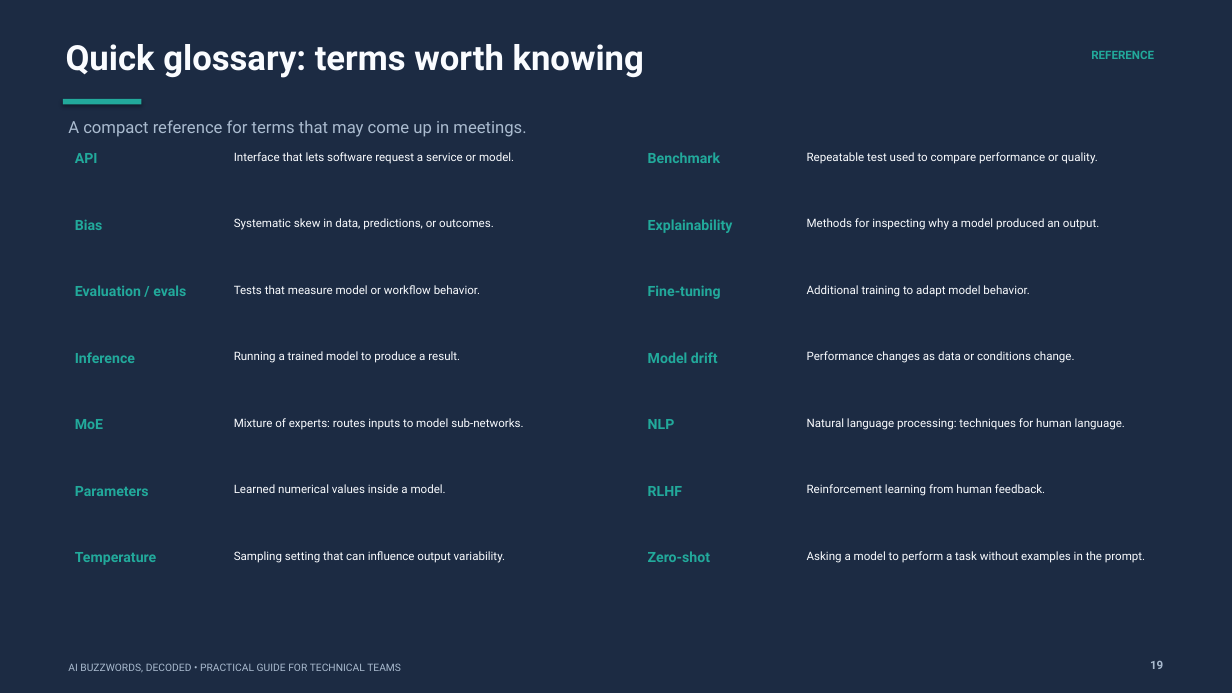
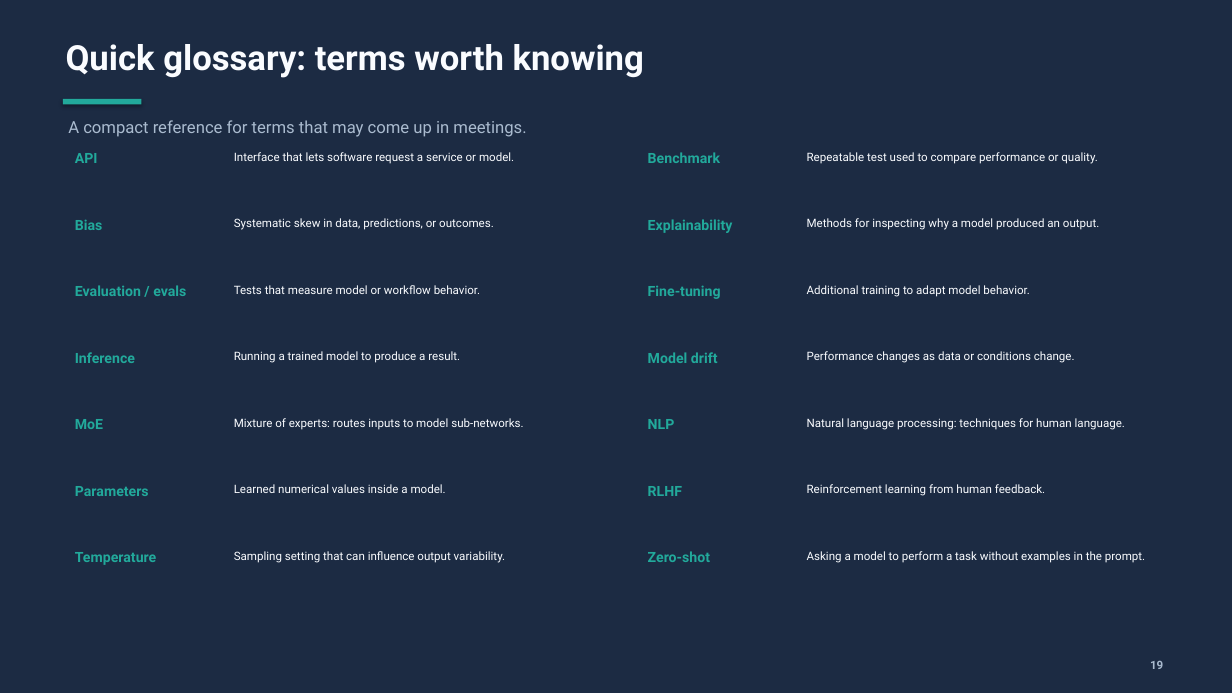
Before and after one commit to jpsider/Invoke-Automation, a slide deck: slide 23 of VMUG/Connect_FL_2026/VIAdmin_AI_Buzzwords_Consistent_Styling.pptx (slide 30 before the commit). Drawn at 1232x693 pixels with LibreOffice and Linux fonts; fonts in the diff are those of the drawing. Boxes give left, top, right and bottom in pixels: in the first picture for what was removed or moved away, otherwise in the second. Text is boxed around its words. In the diff, an @@ line names an element or a change of style, - is before the commit and + after.

Commit message:
cleaned up some random text

```diff
--- a/VMUG/Connect_FL_2026/VIAdmin_AI_Buzzwords_Consistent_Styling.pptx
+++ b/VMUG/Connect_FL_2026/VIAdmin_AI_Buzzwords_Consistent_Styling.pptx
@@ text removed at box(1091, 51, 1154, 59) @@
-REFERENCE
@@ text removed at box(68, 663, 401, 672) @@
-AI BUZZWORDS, DECODED • PRACTICAL GUIDE FOR TECHNICAL TEAMS
```
Also in this commit, not shown: 23 other slides changed, 7 slides removed.
